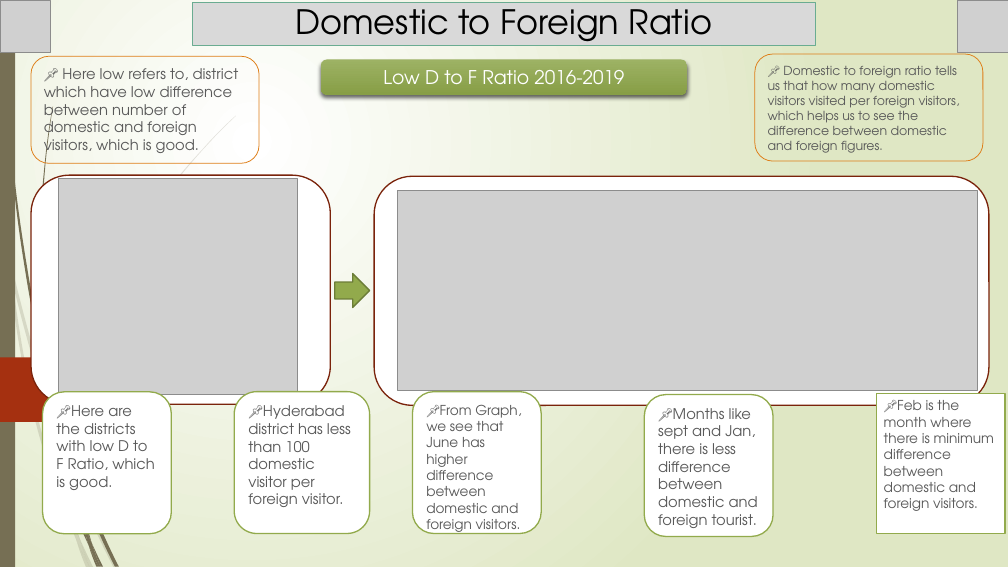
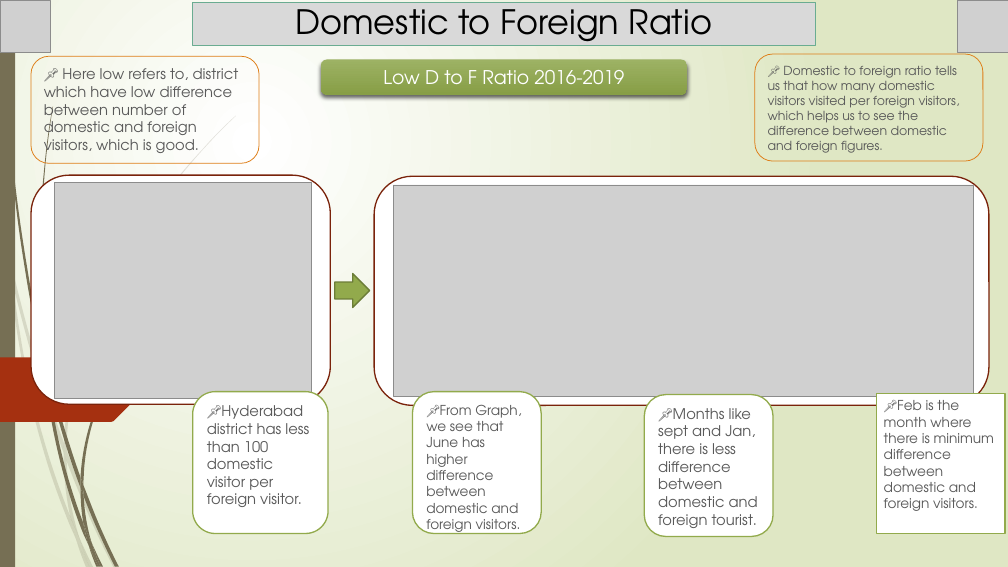
Before and after one commit to Kartik-Lohar/Telangana_Tourism, a slide deck: slide 11 of Tourism Challenge by Codebasics.pptx. Drawn at 1008x567 pixels with LibreOffice and Linux fonts; fonts in the diff are those of the drawing; grey boxes stand for pictures. Boxes give left, top, right and bottom in pixels: in the first picture for what was removed or moved away, otherwise in the second. Text is boxed around its words. In the diff, an @@ line names an element or a change of style, - is before the commit and + after.

```diff
--- a/Tourism Challenge by Codebasics.pptx
+++ b/Tourism Challenge by Codebasics.pptx
@@ picture: place and size @@
-picture at [58, 178, 297, 394]
+picture at [54, 182, 311, 399]
@@ picture: place and size @@
-picture at [398, 191, 978, 390]
+picture at [393, 185, 973, 396]
@@ rounded rectangle removed at [42, 392, 171, 534] @@
-📌Here are the districts with low D to F Ratio, which is good.
@@ rounded rectangle "📌Hyderabad district has less than ...": place and size @@
-rounded rectangle "📌Hyderabad district has less than ..." at [234, 392, 370, 534]
+rounded rectangle "📌Hyderabad district has less than ..." at [193, 392, 328, 534]
@@ freeform shape added at [64, 443, 67, 461], fill #766F54 at 20% opacity @@
@@ freeform shape added at [80, 477, 83, 496], fill #766F54 @@
```
Also in this commit, not shown: 14 other slides changed, 1 slide added, 1 other file.
